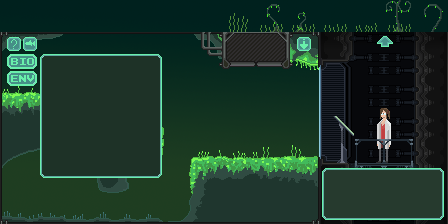
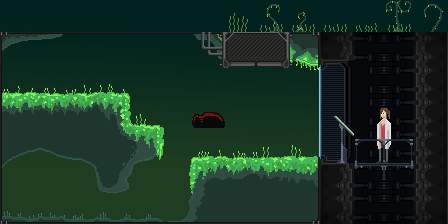
Two versions of the same layered image (448x224). Layer-by-layer changes:
added layer "Layer 7" above "UIElements" over [192, 112, 225, 128]
hid group "UIElements" (16 layers) over [7, 36, 444, 220]
hid "Layer 5", moved it into group "UIElements" over [322, 168, 444, 220]
painted on "UIUp" over [377, 36, 393, 220]
